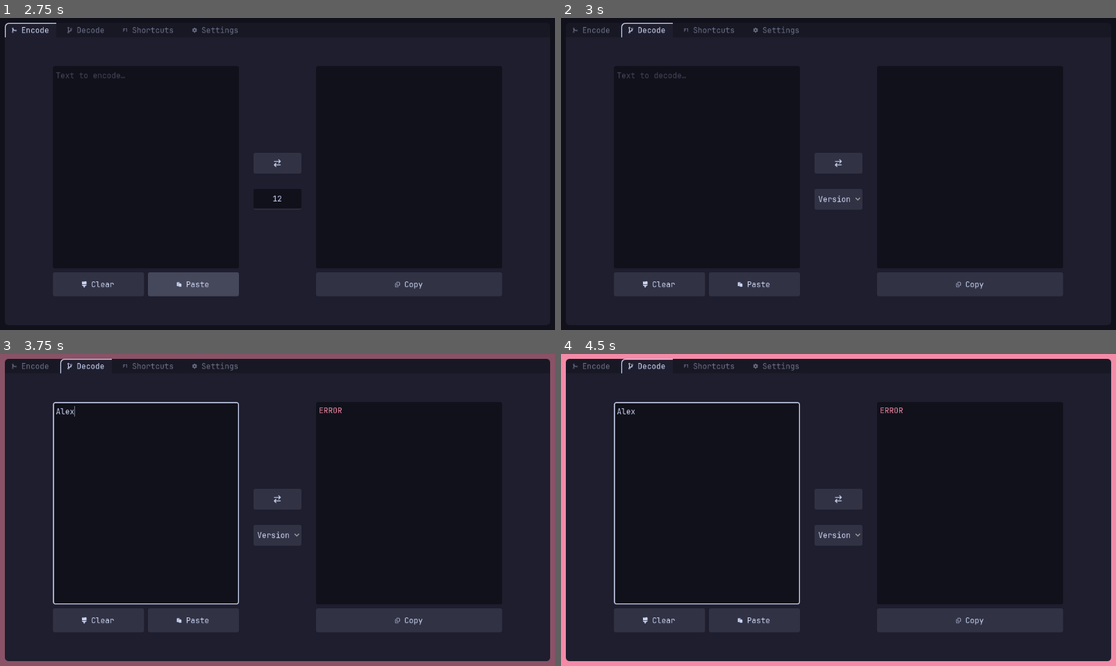
Above: before the commit, frames 1-4 (two rows, left to right).
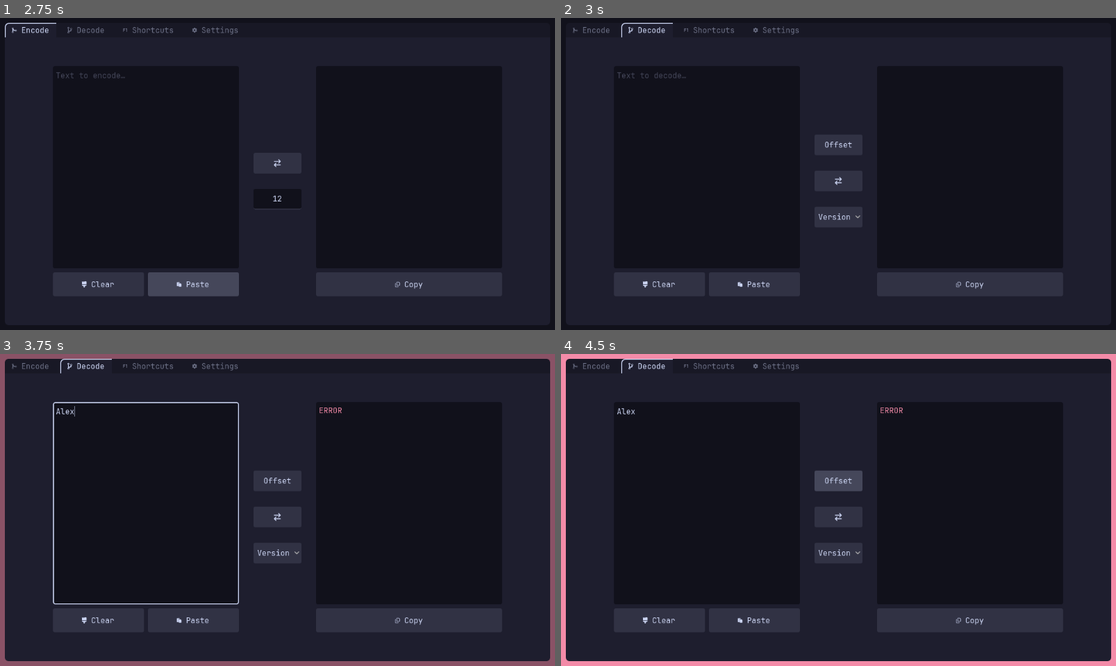
Above: after the commit, the same moments.

Repository: LaChaussetteGauche/UniCypherCode
Game: Godot game, scene res://Desktop/Scenes/control_desktop.tscn
The game is run twice, just before and just after one commit, with the same random seed, the same clock (stepped at 60 frames per second) and the same inputs.
Inputs (mouse positions are in pixels of both pictures, inside the frame that each line leads up to):
- Up to frame 1 (2.75 s): click (144, 167) at 0.52 s; type "Alex" at 0.6 s; click (277, 198) at 0.75 s; type "12" at 0.83 s; click " Clear" at 1.25 s; click " Paste" at 2 s
- Up to frame 2 (3 s): click "" at 2.75 s
- Up to frame 3 (3.75 s): click (144, 503) at 3.52 s; type "Alex" at 3.6 s
- Up to frame 4 (4.5 s): click (838, 481) at 4.25 s, where only the run after the commit has a clickable "Offset"

Frame 1 is identical in both runs. In frame 2, 0.2% of the frame differs, in the area x 46-54%, y 39-65%; in frame 3, 0.2%; in frame 4, 1.3%, in the area x 9-55%, y 15-81%.

Commit message:
Button to copy offffffffffset

Diff:
--- a/Desktop/Scenes/decode_desktop.tscn
+++ b/Desktop/Scenes/decode_desktop.tscn
@@ -67,6 +67,12 @@
 size_flags_vertical = 4
 theme_override_constants/separation = 32
 
+[node name="OffsetButton" type="Button" parent="MarginContainer/HBoxContainer/VBoxContainer3" unique_id=2037607286]
+custom_minimum_size = Vector2(0, 43)
+layout_mode = 2
+theme = ExtResource("3_enoum")
+text = "OFFSET"
+
 [node name="SwitchButton" type="Button" parent="MarginContainer/HBoxContainer/VBoxContainer3" unique_id=948846570]
 custom_minimum_size = Vector2(90, 0)
 layout_mode = 2
@@ -120,6 +126,7 @@
 [connection signal="text_changed" from="MarginContainer/HBoxContainer/VBoxContainer/TextEdit" to="." method="_on_text_edit_text_changed"]
 [connection signal="pressed" from="MarginContainer/HBoxContainer/VBoxContainer/HBoxContainer/ClearButton" to="." method="_on_clear_button_pressed"]
 [connection signal="pressed" from="MarginContainer/HBoxContainer/VBoxContainer/HBoxContainer/PasteButton" to="." method="_on_paste_button_pressed"]
+[connection signal="pressed" from="MarginContainer/HBoxContainer/VBoxContainer3/OffsetButton" to="." method="_on_offset_button_pressed"]
 [connection signal="pressed" from="MarginContainer/HBoxContainer/VBoxContainer3/SwitchButton" to="." method="_on_switch_button_pressed"]
 [connection signal="item_selected" from="MarginContainer/HBoxContainer/VBoxContainer3/OptionButton" to="." method="_on_option_button_item_selected"]
 [connection signal="pressed" from="MarginContainer/HBoxContainer/VBoxContainer2/CopyButton" to="." method="_on_copy_button_pressed"]
--- a/Desktop/Scripts/decode_desktop.gd
+++ b/Desktop/Scripts/decode_desktop.gd
@@ -1,11 +1,13 @@
 extends Control
 class_name Decode
 
+@onready var offset_button: Button = $MarginContainer/HBoxContainer/VBoxContainer3/OffsetButton
 @onready var text_edit: TextEdit = $MarginContainer/HBoxContainer/VBoxContainer/TextEdit
 @onready var label: Label = $MarginContainer/HBoxContainer/VBoxContainer2/ScrollContainer/Label
 
 var has_error := false
 var version := 3
+var str_offset: String
 
 
 # Gère les raccourcis claviers et évite un bug de Godot sur X11:
@@ -47,6 +49,7 @@
 
 	if text_edit.text == "":
 		label.text = ""
+		offset_button.text = "OFFSET"
 		return
 	elif !text_edit.text.is_valid_int() or len(text_edit.text) < 2:
 		error()
@@ -59,6 +62,8 @@
 			text = decode_2(text_edit.text)
 		1:
 			text = decode_1(text_edit.text)
+
+	offset_button.text = str_offset
 
 	if text == "ERROR":
 		error()
@@ -125,6 +130,7 @@
 
 		result = result + chr
 
+	str_offset = str(offset)
 	return result
 
 # Décode le texte et le renvoie (v2.0)
@@ -152,6 +158,7 @@
 		if i >= len(value):
 			break
 
+	str_offset = str(offset)
 	return result
 
 # Décode le texte et le renvoie (v1.0)
@@ -177,6 +184,7 @@
 		if i >= len(value):
 			break
 
+	str_offset = "0"
 	return result
 
 
@@ -184,6 +192,14 @@
 func _on_copy_button_pressed() -> void:
 	if !has_error:
 		DisplayServer.clipboard_set(label.text)
+
+# Copie le texte du bouton
+func _on_offset_button_pressed() -> void:
+	if !has_error and offset_button.text.is_valid_int():
+		DisplayServer.clipboard_set(offset_button.text)
+		offset_button.text = "COPIED_OFFSET"
+		await get_tree().create_timer(1.0).timeout
+		offset_button.text = str_offset
 
 # Passe la fonction switch à Control
 func _on_switch_button_pressed() -> void:
--- a/translations.csv
+++ b/translations.csv
@@ -28,3 +28,4 @@
 SETTINGS_TAB, Paramètres, Settings
 LANGUAGE_BUTTON,Langage,Language
 French,Français,Français
+COPIED_OFFSET,Copié !,Copied !
Binary file changed: translations.en.translation
Binary file changed: translations.fr.translation
Not shown, changed: translations.ods
